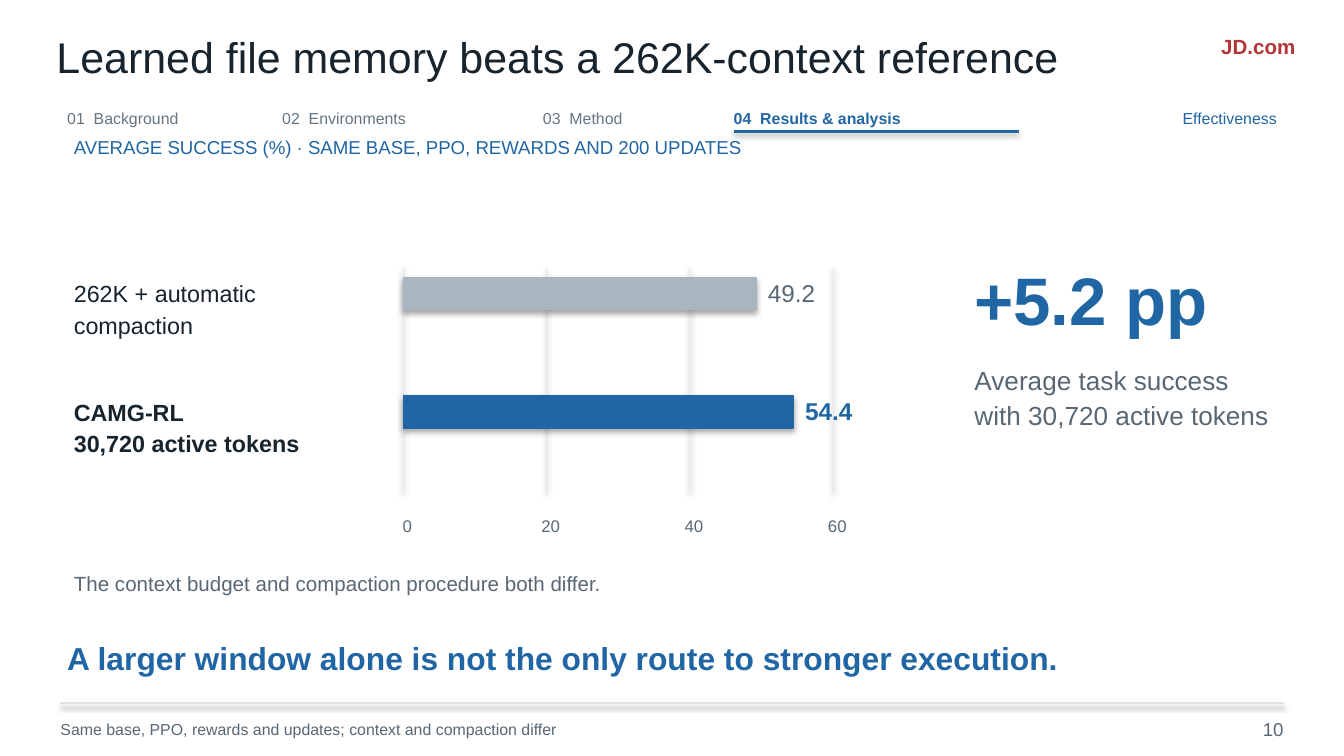
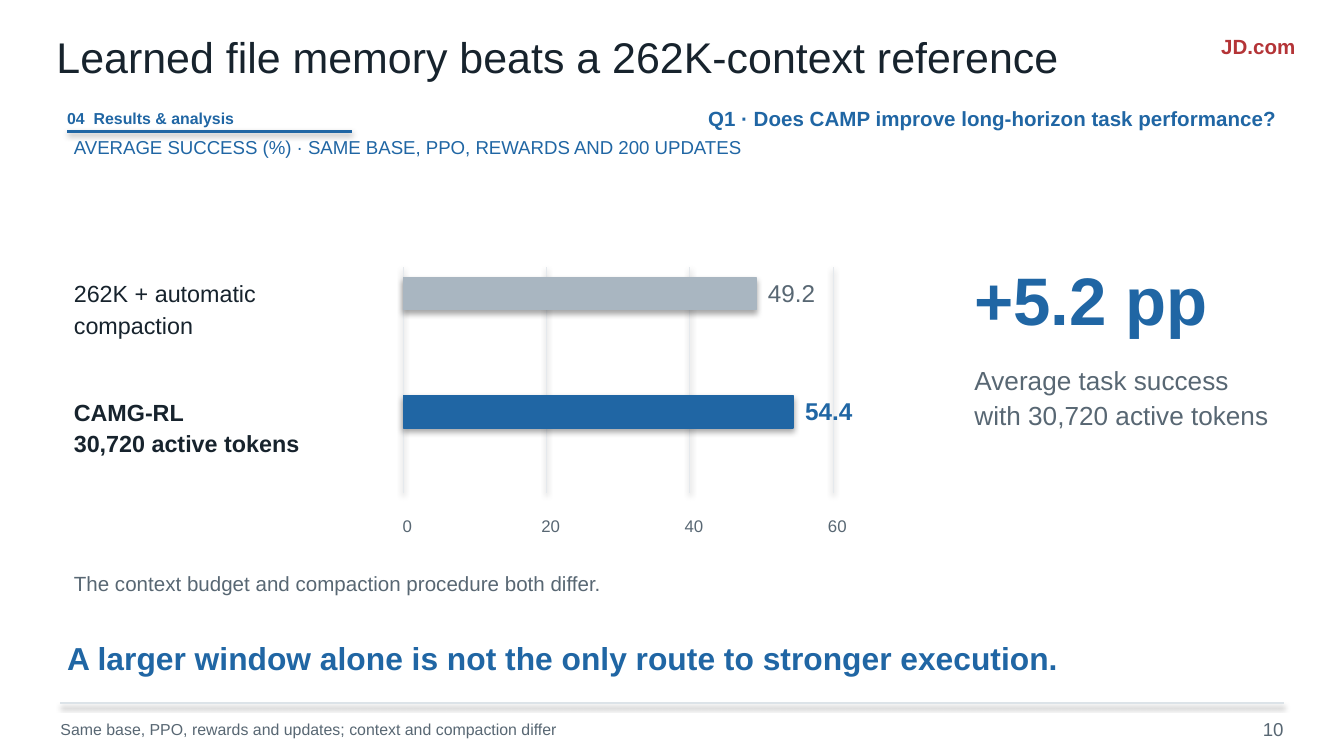
Before and after one commit to liruiluo/agentmemorygym, a slide deck: slide 10 of assets/slides/coding-agent-memory-post-training-slides.pptx. Drawn at 1344x756 pixels with LibreOffice and Linux fonts; fonts in the diff are those of the drawing. Boxes give left, top, right and bottom in pixels: in the first picture for what was removed or moved away, otherwise in the second. Text is boxed around its words. In the diff, an @@ line names an element or a change of style, - is before the commit and + after.

Commit message:
Organize experimental slides around effectiveness mechanism and transfer questions

```diff
--- a/assets/slides/coding-agent-memory-post-training-slides.pptx
+++ b/assets/slides/coding-agent-memory-post-training-slides.pptx
@@ text "04 Results & analysis": place and size @@
-text "04 Results & analysis" at bbox=[734, 112, 901, 128]
+text "04 Results & analysis" at bbox=[67, 112, 234, 128]
@@ text removed at bbox=[67, 112, 179, 127] @@
-01 Background
@@ text removed at bbox=[282, 112, 406, 124] @@
-02 Environments
@@ text removed at bbox=[543, 112, 622, 124] @@
-03 Method
@@ text added at bbox=[708, 111, 1275, 131], 11 pt, text #2066A4, bold @@
+Q1 · Does CAMP improve long-horizon task performance?
@@ text removed at bbox=[1183, 112, 1277, 124] @@
-Effectiveness
@@ line moved from (734, 132) - (1019, 132) to (67, 132) - (352, 132) @@
```
Also in this commit, not shown: 8 other slides changed, 10 other files.
